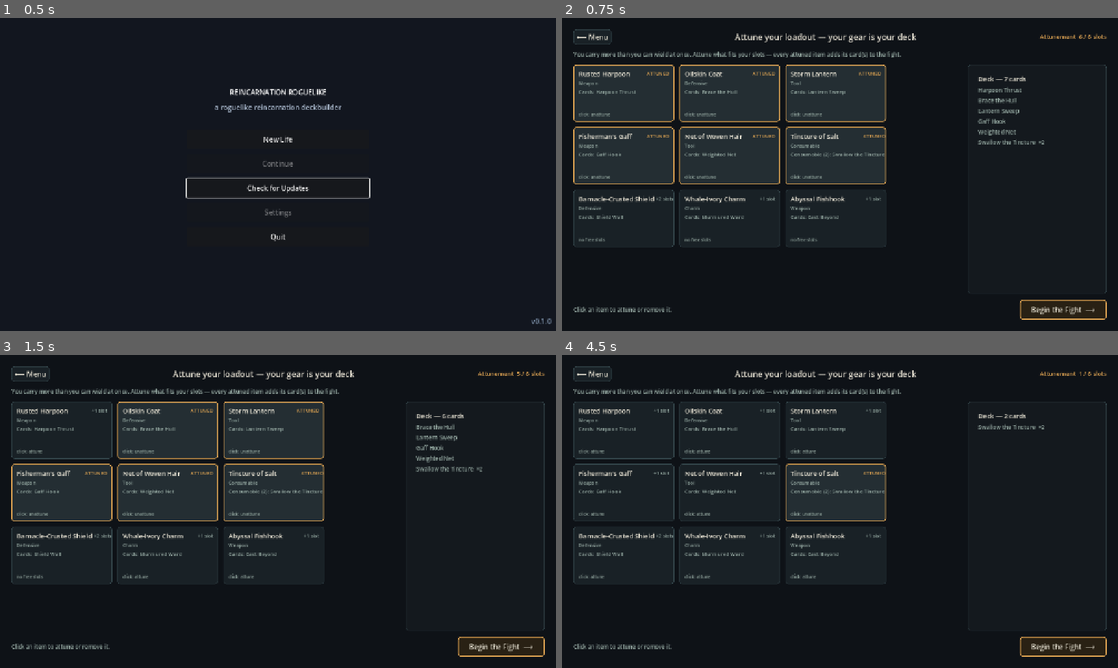
Above: before the commit, frames 1-4 (two rows, left to right).
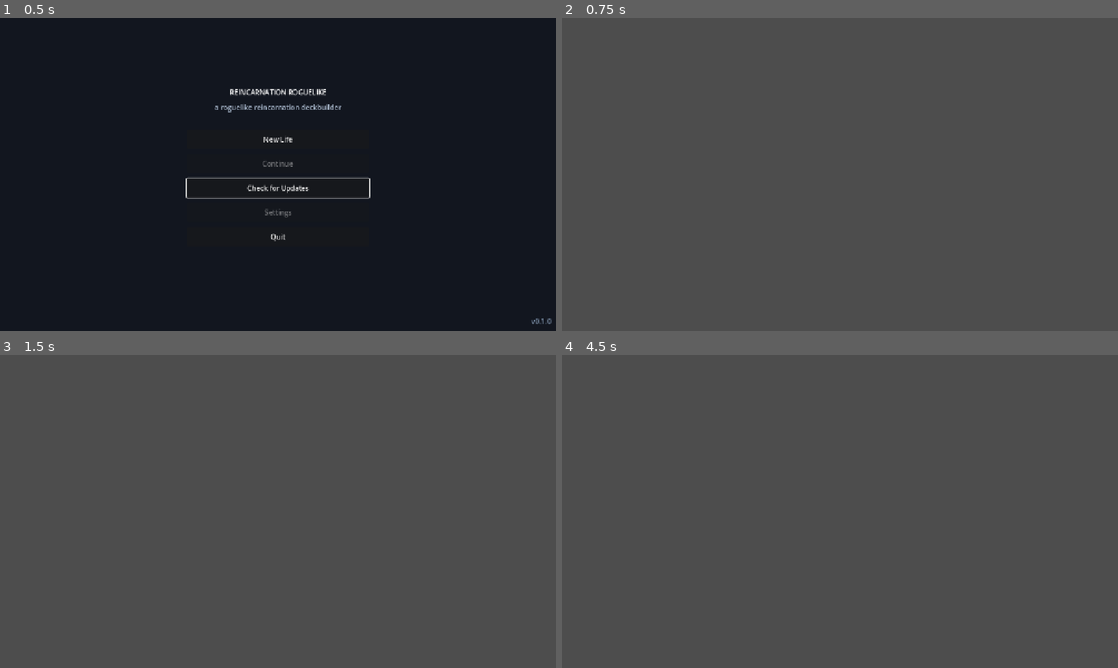
Above: after the commit, the same moments.

Repository: slinnerb/garak-parker-bj
Game: Godot game, scene res://scenes/boot/boot.tscn
Two runs of this game, one before a commit and one after it. Both use one fixed random seed, a clock stepped at 60 frames per second and the inputs below.
Inputs (mouse positions are in pixels of both pictures, inside the frame that each line leads up to):
- Up to frame 1 (0.5 s): no input
- Up to frame 2 (0.75 s): click "New Life" at 0.5 s
- Up to frame 3 (1.5 s): click (61, 430) at 1.27 s
- Up to frame 4 (4.5 s): click (728, 430) at 2.02 s; click (834, 430) at 2.77 s; click (623, 492) at 3.52 s; click (728, 492) at 4.27 s

Frame 1 is identical in both runs. In frame 2, 98% of the frame differs, in the area x 0-100%, y 0-100%; in frame 3, 98%; in frame 4, 98%.
Error after the commit: Parse Error: Cannot infer the type of "name" variable because the value doesn't have a set type. (res://scenes/hub/attunement_screen.gd:166)

Commit message:
Fix Phase 4 review findings: empty-deck gate, cursed rule, UI polish
Confirmed by the adversarial review of the items->deck system:

- "Begin the Fight" is now gated on a non-empty deck. You could previously
  unattune everything (or attune only a relic) and start a 0-card, unwinnable
  fight. Gated on build_deck().size(), since slots alone don't imply cards.
- Cursed items truly resist removal: can_unattune now checks `cursed` too (not
  just `removable`), and validation rejects a cursed-but-removable item so the
  two flags can't contradict.
- Attunement screen polish: the hint refreshes on every click (no stale error
  lingering after a later success), and an item that doesn't fit now reads
  "needs N slots" when slots are free, "no free slots" only when full.

+4 tests (cursed-validation, and the CombatDemo build path incl. determinism
and consumable-copy identity, which the pure-domain tests didn't cover).

Co-Authored-By: Claude Fable 5 <noreply@anthropic.com>

Diff:
--- a/gameplay/inventory/attunement.gd
+++ b/gameplay/inventory/attunement.gd
@@ -73,11 +73,12 @@
 	return true
 
 
-## Cursed items refuse to leave (removable == false). Everything else can be
-## unattuned freely.
+## Cursed items refuse to leave. Guards on both flags so a curse sticks even if
+## an item wrongly left `removable` at its default (content validation also flags
+## that mismatch, but the curse must hold regardless).
 func can_unattune(item_id: String) -> bool:
 	var item := _find(item_id)
-	return item != null and item.removable
+	return item != null and item.removable and not item.cursed
 
 
 ## Removes an attuned item unless it's cursed. Returns whether it was removed.
--- a/gameplay/items/item_definition.gd
+++ b/gameplay/items/item_definition.gd
@@ -71,6 +71,11 @@
 			problems.append(_ctx("consumable items require charges >= 1 (got %d)" % charges))
 	elif charges != -1 and charges < 1:
 		problems.append(_ctx("charges must be -1 (unlimited) or >= 1 (got %d)" % charges))
+	# A curse that lets go isn't a curse: cursed items must resist removal, so the
+	# two flags can't contradict (the attunement rules key on both, but bad data
+	# should fail loudly here rather than rely on that safety net).
+	if cursed and removable:
+		problems.append(_ctx("cursed items must set removable = false"))
 	_check_in_set(rarity, ContentDefinition.RARITIES, "rarity", problems)
 	_check_universe_availability(registry, universe_availability, problems)
 	return problems
--- a/scenes/hub/attunement_screen.gd
+++ b/scenes/hub/attunement_screen.gd
@@ -18,6 +18,7 @@
 var _slots_label: Label
 var _deck_list: VBoxContainer
 var _hint_label: Label
+var _begin_button: Button
 
 
 func _ready() -> void:
@@ -37,10 +38,16 @@
 	var item := _inventory.get_item(item_id)
 	if item == null:
 		return
+	# Set a fresh hint on every click (success or failure) so a stale error can't
+	# linger after the state that caused it is resolved.
 	if _attunement.is_attuned(item_id):
-		if not _attunement.unattune(item_id):
+		if _attunement.unattune(item_id):
+			_flash("Removed the %s." % item.display_name)
+		else:
 			_flash("The %s will not come off." % item.display_name)
-	elif not _attunement.attune(item):
+	elif _attunement.attune(item):
+		_flash("Attuned the %s." % item.display_name)
+	else:
 		_flash("Not enough attunement slots for the %s (needs %d)." % [item.display_name, item.slot_cost])
 	_refresh()
 
@@ -58,9 +65,15 @@
 # ---------------------------------------------------------------------------
 
 func _refresh() -> void:
+	# Build the deck once and share it: the preview and the Begin gate must agree.
+	var deck := _attunement.build_deck(ContentRegistry)
 	_refresh_items()
-	_refresh_deck()
+	_refresh_deck(deck)
 	_slots_label.text = "Attunement  %d / %d slots" % [_attunement.used_slots(), _attunement.capacity]
+	# A fight with no cards is unwinnable — don't let it start. (Slot count isn't
+	# enough: a relic-only loadout uses slots but grants no cards.)
+	_begin_button.disabled = deck.is_empty()
+	_begin_button.tooltip_text = "" if not deck.is_empty() else "Attune at least one item that grants a card."
 
 
 func _refresh_items() -> void:
@@ -113,11 +126,13 @@
 	# A dim footer line telling the player what a click will do.
 	var action := ""
 	if attuned:
-		action = "click: unattune" if item.removable else "cursed — cannot remove"
+		action = "click: unattune" if _attunement.can_unattune(item.id) else "cursed — cannot remove"
 	elif can_add:
 		action = "click: attune"
+	elif _attunement.free_slots() == 0:
+		action = "no free slots"
 	else:
-		action = "no free slots"
+		action = "needs %d slots" % item.slot_cost
 	var action_label := UiKit.label(action, 10, UiKit.MUTED.darkened(0.05))
 	action_label.size_flags_vertical = Control.SIZE_EXPAND_FILL
 	action_label.vertical_alignment = VERTICAL_ALIGNMENT_BOTTOM
@@ -140,12 +155,11 @@
 	return prefix + ", ".join(names)
 
 
-func _refresh_deck() -> void:
+func _refresh_deck(deck: Array) -> void:
 	for child in _deck_list.get_children():
 		child.queue_free()
 		_deck_list.remove_child(child)
 	# Count duplicate cards so the preview reads "Harpoon Thrust ×2".
-	var deck := _attunement.build_deck(ContentRegistry)
 	var counts: Dictionary = {}
 	var order: Array[String] = []
 	for card in deck:
@@ -241,10 +255,10 @@
 	_hint_label = UiKit.label("Click an item to attune or remove it.", 13, UiKit.MUTED)
 	_hint_label.size_flags_horizontal = Control.SIZE_EXPAND_FILL
 	footer.add_child(_hint_label)
-	var begin := Button.new()
-	begin.text = "Begin the Fight  ⟶"
-	begin.custom_minimum_size = Vector2(200, 46)
-	begin.focus_mode = Control.FOCUS_NONE
-	UiKit.style_button(begin, Color(0.16, 0.13, 0.08), UiKit.AMBER, true)
-	begin.pressed.connect(_on_begin_pressed)
-	footer.add_child(begin)
+	_begin_button = Button.new()
+	_begin_button.text = "Begin the Fight  ⟶"
+	_begin_button.custom_minimum_size = Vector2(200, 46)
+	_begin_button.focus_mode = Control.FOCUS_NONE
+	UiKit.style_button(_begin_button, Color(0.16, 0.13, 0.08), UiKit.AMBER, true)
+	_begin_button.pressed.connect(_on_begin_pressed)
+	footer.add_child(_begin_button)
--- a/tests/unit/test_attunement.gd
+++ b/tests/unit/test_attunement.gd
@@ -94,6 +94,43 @@
 	att.unattune("fishermans_gaff")
 	assert_eq(att.build_deck(ContentRegistry).size(), 1, "removing an item drops its card from the deck")
 
+func test_cursed_item_must_be_non_removable() -> void:
+	# The curse-sticks rule is enforced two ways; content that contradicts it
+	# (cursed but removable) must fail validation rather than rely on the
+	# attunement safety net.
+	var bad := ItemDefinition.from_dict({
+		"id": "false_curse", "display_name": "False Curse", "category": "charm",
+		"granted_card_ids": ["harpoon_thrust"], "cursed": true, "removable": true,
+	})
+	assert_true(_has_problem(bad.validate(null), "removable = false"), "a cursed-but-removable item is invalid")
+
+func test_combat_demo_builds_deck_from_loadout() -> void:
+	# Covers the CombatDemo build path (deck derivation -> shuffle -> draw pile),
+	# which the pure-domain tests don't exercise. Asserts identity, not just size.
+	_load_content()
+	var combat := CombatDemo.build_from(ContentRegistry, RngStream.new(3),
+		"coastal_drifter", ["rusted_harpoon", "tincture_of_salt"], "brine_soaked_villager")
+	assert_ne(combat, null, "build_from produces a combat")
+	var ids: Array = []
+	for pile in [combat.player.hand, combat.player.draw_pile]:
+		for card in pile:
+			ids.append(card.id())
+	assert_eq(ids.size(), 3, "harpoon (1) + tincture (2 charges) = a 3-card deck")
+	assert_true(ids.has("harpoon_thrust"), "the weapon's card is present")
+	assert_eq(ids.count("swallow_tincture"), 2, "the 2-charge consumable contributes 2 copies")
+
+func test_combat_demo_default_is_deterministic() -> void:
+	_load_content()
+	var a := CombatDemo.build(ContentRegistry, RngStream.new(42))
+	var b := CombatDemo.build(ContentRegistry, RngStream.new(42))
+	assert_eq(_pile_ids(a.player.draw_pile), _pile_ids(b.player.draw_pile), "same seed -> same shuffled deck order")
+
+func _pile_ids(pile: Array) -> Array:
+	var ids: Array = []
+	for card in pile:
+		ids.append(card.id())
+	return ids
+
 # ---------------------------------------------------------------------------
 
 func _load_content() -> void:
@@ -108,3 +145,9 @@
 	for card in deck:
 		ids.append(card.id())
 	return ids
+
+func _has_problem(problems: Array[String], needle: String) -> bool:
+	for p in problems:
+		if p.contains(needle):
+			return true
+	return false
